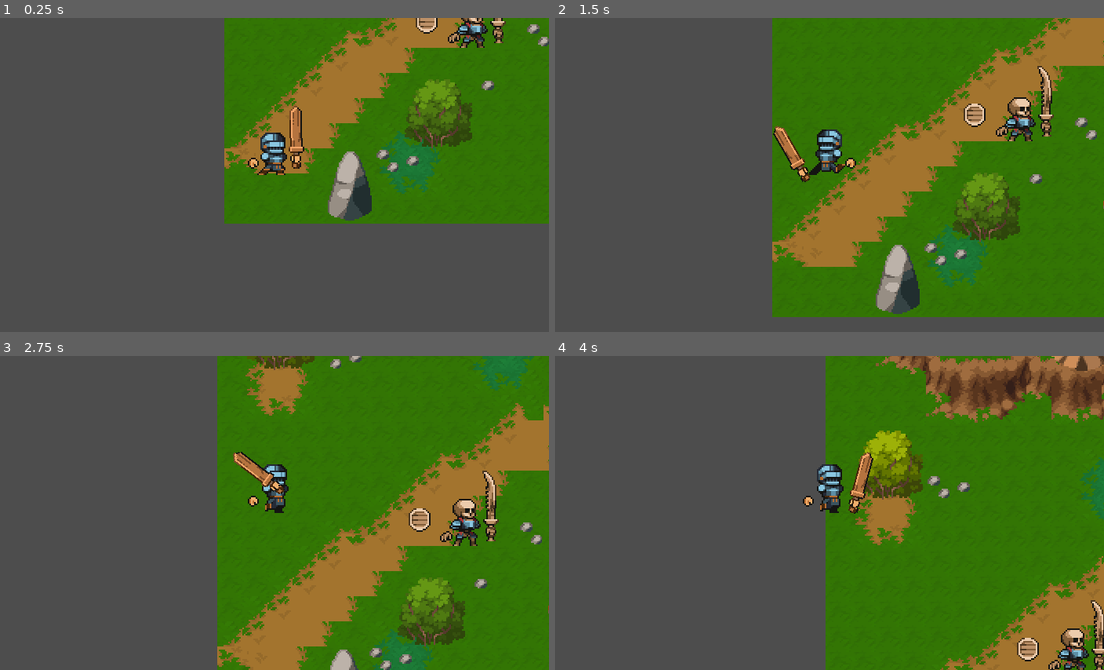
Above: before the commit, frames 1-4 (two rows, left to right).
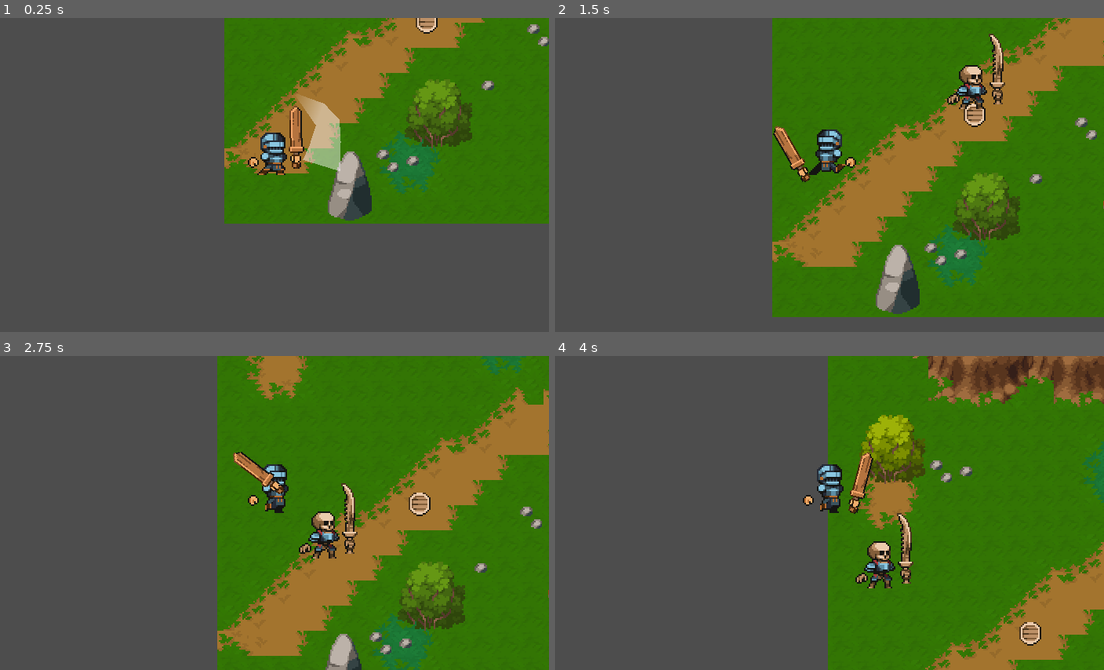
Above: after the commit, the same moments.

Repository: victordev018/Turning-Back-the-Pain
Game: Godot game, scene res://scenes/world_1.tscn
Two runs of this game, one before a commit and one after it. Both use one fixed random seed, a clock stepped at 60 frames per second and the inputs below.
Inputs (mouse positions are in pixels of both pictures, inside the frame that each line leads up to):
- Up to frame 1 (0.25 s): no input
- Up to frame 2 (1.5 s): tap Enter (ui_accept) at 0.5, 0.77 s; move the mouse to (950, 159) at 0.52 s; hold W (move_up) 0.53-1.28 s; click (950, 159) at 0.6 s; move the mouse to (719, 190) at 1.27 s; hold S (move_down) from 1.28 s (still down); tap D (move_rigth) at 1.35 s
- Up to frame 3 (2.75 s): tap Enter (ui_accept) at 1.52 s; move the mouse to (329, 443) at 2.02 s; release S (move_down) at 2.03 s; hold W (move_up) from 2.03 s (still down); right-click (329, 443) at 2.1 s
- Up to frame 4 (4 s): move the mouse to (802, 575) at 2.77 s; click (802, 575) at 2.85 s; tap Enter (ui_accept) at 3.02, 3.77 s; move the mouse to (994, 560) at 3.52 s; release W (move_up) at 3.53 s; hold A (move_left) from 3.53 s (still down); tap D (move_rigth) at 3.6 s

The runs differ from the first frame. In frame 1, 1.7% of the frame differs, in the area x 45-93%, y 0-49%; in frame 2, 2.0%; in frame 3, 13%, in the area x 39-100%, y 0-100%; in frame 4, 12%.

Commit message:
feat: added player knockback and little hand movement

Diff:
--- a/scenes/enemy_skeletonBACKUP.tscn
+++ b/scenes/enemy_skeletonBACKUP.tscn
@@ -7,8 +7,14 @@
 [ext_resource type="Texture2D" uid="uid://c5a7557p1obab" path="res://assets/Pixel Crawler - FREE - 1.8/Weapons/Hands/Hands.png" id="5_ufisd"]
 [ext_resource type="Texture2D" uid="uid://dnuh87e38267n" path="res://assets/Pixel Crawler - FREE - 1.8/Weapons/Bone/Bone.png" id="6_gqh6e"]
 
+[sub_resource type="RectangleShape2D" id="RectangleShape2D_nesjv"]
+size = Vector2(27, 41)
+
+[sub_resource type="RectangleShape2D" id="RectangleShape2D_okcwb"]
+size = Vector2(49.6361, 36.3402)
+
 [sub_resource type="RectangleShape2D" id="RectangleShape2D_3jejt"]
-size = Vector2(24, 5)
+size = Vector2(17, 5)
 
 [sub_resource type="AtlasTexture" id="AtlasTexture_16cca"]
 atlas = ExtResource("2_acb0l")
@@ -237,37 +243,17 @@
 "RESET": SubResource("Animation_qspki")
 }
 
-[sub_resource type="RectangleShape2D" id="RectangleShape2D_okcwb"]
-size = Vector2(49.6361, 43.2058)
-
-[node name="EnemySkeleton" type="Node2D"]
-
-[node name="Enemy" type="CharacterBody2D" parent="."]
+[node name="EnemySkeleton" type="CharacterBody2D"]
 collision_layer = 4
-collision_mask = 5
 script = ExtResource("1_fcqdo")
 
-[node name="CollisionShape2D" type="CollisionShape2D" parent="Enemy"]
-position = Vector2(-1, 15)
-shape = SubResource("RectangleShape2D_3jejt")
-
-[node name="SpriteSkeleton" type="AnimatedSprite2D" parent="Enemy"]
-sprite_frames = SubResource("SpriteFrames_4lgad")
-animation = &"Idle"
-autoplay = "Idle"
-frame_progress = 0.260764
-
-[node name="AnimationPlayer" type="AnimationPlayer" parent="Enemy"]
-root_node = NodePath("../..")
-libraries = {
-"": SubResource("AnimationLibrary_xv3we")
-}
-
-[node name="HandSkeleton" type="Sprite2D" parent="Enemy"]
-position = Vector2(-13, 10)
-texture = ExtResource("5_ufisd")
-region_enabled = true
-region_rect = Rect2(2.11565, 35.8301, 11.012, 7.89993)
+[node name="HitBox" type="Area2D" parent="."]
+collision_layer = 4
+
+[node name="Collision" type="CollisionShape2D" parent="HitBox"]
+position = Vector2(-2.5, 0.5)
+shape = SubResource("RectangleShape2D_nesjv")
+debug_color = Color(0.890196, 0, 0.435294, 0.419608)
 
 [node name="SwordNode" type="Node2D" parent="."]
 position = Vector2(0, 7)
@@ -295,15 +281,38 @@
 frame = 7
 
 [node name="CollisionShape2D" type="CollisionShape2D" parent="SwordNode/Area2D"]
-position = Vector2(-2.14726, 11.5932)
+position = Vector2(-1.946, 12.0167)
 rotation = -0.443677
 scale = Vector2(1, 1)
 shape = SubResource("RectangleShape2D_okcwb")
 
 [node name="Polygon2D" type="Polygon2D" parent="SwordNode"]
-modulate = Color(1, 1, 1, 0)
+modulate = Color(1, 1, 1, 0.470588)
 z_index = -1
 position = Vector2(1, 8)
 rotation = 0.0147984
 polygon = PackedVector2Array(17, -49, 37, -42, 47, -32, 48, -18, 48, 1, 24, -6, 28, -15, 32, -28)
 vertex_colors = PackedColorArray(1, 1, 1, 0, 1, 1, 1, 1, 1, 1, 1, 1, 1, 1, 1, 1, 1, 1, 1, 1, 1, 1, 1, 1, 1, 1, 1, 1, 1, 1, 1, 1)
+
+[node name="CollisionShape2D" type="CollisionShape2D" parent="."]
+position = Vector2(-1.5, 15)
+shape = SubResource("RectangleShape2D_3jejt")
+
+[node name="SpriteSkeleton" type="AnimatedSprite2D" parent="."]
+sprite_frames = SubResource("SpriteFrames_4lgad")
+animation = &"Idle"
+autoplay = "Idle"
+frame_progress = 0.260764
+
+[node name="AnimationPlayer" type="AnimationPlayer" parent="."]
+libraries = {
+"": SubResource("AnimationLibrary_xv3we")
+}
+
+[node name="HandSkeleton" type="Sprite2D" parent="."]
+position = Vector2(-13, 10)
+texture = ExtResource("5_ufisd")
+region_enabled = true
+region_rect = Rect2(2.11565, 35.8301, 11.012, 7.89993)
+
+[connection signal="body_entered" from="HitBox" to="." method="_on_hit_box_body_entered"]
--- a/scenes/player.tscn
+++ b/scenes/player.tscn
@@ -408,6 +408,7 @@
 libraries = {
 "": SubResource("AnimationLibrary_xv3we")
 }
+speed_scale = 1.5
 
 [node name="RollSprite" type="Sprite2D" parent="."]
 visible = false
@@ -443,11 +444,10 @@
 [node name="CollisionShape2D" type="CollisionShape2D" parent="SwordNode/Area2D"]
 position = Vector2(-5.93717, 8.58234)
 rotation = -0.443677
-scale = Vector2(1, 1)
 shape = SubResource("RectangleShape2D_abuey")
 
 [node name="Polygon2D" type="Polygon2D" parent="SwordNode"]
-modulate = Color(1, 1, 1, 0)
+modulate = Color(1, 1, 1, 0.470588)
 z_index = -1
 position = Vector2(-6, -4)
 rotation = 0.0147984
--- a/scenes/world_1.tscn
+++ b/scenes/world_1.tscn
@@ -26,4 +26,4 @@
 [node name="UI" parent="." instance=ExtResource("3_q4du6")]
 
 [node name="EnemySkeleton" parent="." instance=ExtResource("6_vdype")]
-position = Vector2(161, 465)
+position = Vector2(199, 388)
--- a/scripts/EnemySkeleton.gd
+++ b/scripts/EnemySkeleton.gd
@@ -1,12 +1,26 @@
+
 extends CharacterBody2D
+@onready var player = null
+@onready var enemy_skeleton = $"."
+const SPEED = 60.0
+const JUMP_VELOCITY = -400.0
+
+func _ready():
+	player = Global.playerNode
 
 
-const SPEED = 300.0
-const JUMP_VELOCITY = -400.0
+func _physics_process(delta):
+	follow_player(delta)
+	move_and_slide()
 
-func _physics_process(delta):
-	# Add the gravity.
+func _on_hit_box_body_entered(body: Player):
+	var _vector = global_position.direction_to(player.global_position);
+	body.knockback(_vector)
+	body.take_damage()
 
-	velocity.x = move_toward(velocity.x, 0, SPEED)
-
-	move_and_slide()
+## Atualiza a velocidade de acordo com a direção do player
+func follow_player(delta):
+	#global_position = lerp(enemy_skeleton.global_position, player.global_position, 2)
+	# TODO: Checar se existe a instancia do player, antes de tentar mover até ele.
+	var _vector = global_position.direction_to(player.global_position);
+	velocity = _vector * SPEED
--- a/scripts/Global.gd
+++ b/scripts/Global.gd
@@ -2,3 +2,4 @@
 
 var levelNode = null
 var uiNode = null
+var playerNode = null
--- a/scripts/player.gd
+++ b/scripts/player.gd
@@ -1,4 +1,5 @@
 extends CharacterBody2D
+class_name Player
 
 @onready var animation = $Animation
 ## Movimentação do Player
@@ -15,8 +16,12 @@
 var facing : int = 1
 var mpos: Vector2 = Vector2.ZERO
 var playerLife = 3
+var knockbackVector = Vector2.ZERO;
+
+@onready var otherHand = get_node("Animation/Hand");
 
 func _ready():
+	Global.playerNode = self
 	set_process(true)
 
 ## Ajustar direção para onde o Player está olhando.
@@ -52,18 +57,23 @@
 	state_machine()
 
 func _move() -> void:
+	var _sp = knockbackVector.length() * 0.80;
+	knockbackVector = knockbackVector.move_toward(Vector2.ZERO, _sp)
+
 	if !rolling:
 		_direction = Vector2(
 			Input.get_axis("move_left", "move_rigth"),
 			Input.get_axis("move_up", "move_down")
 		)
-	if _direction != Vector2.ZERO:
+
+	if _direction != Vector2.ZERO or knockbackVector.length() <= 0:
 		velocity.x = lerp(velocity.x, _direction.normalized().x * _move_speed, _acceleration)
 		velocity.y = lerp(velocity.y, _direction.normalized().y * _move_speed, _acceleration)
 		return
 
 	velocity.x = lerp(velocity.x, _direction.normalized().x * _move_speed, _friction)
 	velocity.y = lerp(velocity.y, _direction.normalized().y * _move_speed, _friction)
+	velocity += knockbackVector
 
 func _process(delta):
 	mpos = get_global_mouse_position();
@@ -80,6 +90,13 @@
 		var _rollAnimation = "RollRight" if facing > 0 else "RollLeft"
 		$AnimationPlayer.play(_rollAnimation)
 
+	# Mexer a mãozinha avulsa
+	var _ang = Time.get_ticks_msec() / 200.0
+	otherHand.position.y = 7 + sin(_ang) * 1.25;
+
+	if playerLife <= 0:
+		queue_free()
+
 func state_machine():
 	var state = "Idle"
 	if velocity.length() > 0:
@@ -90,17 +107,10 @@
 func _on_roll_recovery_timer_timeout():
 	canRoll = true
 
-
-func knockback():
-	var vectorKnockback = _direction
-	if vectorKnockback.x > 0 and vectorKnockback.y > 0:
-		velocity = -vectorKnockback * _move_speed
-	print("Ainnn")
+func knockback(_knockbackDirection):
+	print("Bom dia")
+	knockbackVector = _knockbackDirection * _move_speed * 50;
 
 func take_damage():
+	print("Boa tarde")
 	playerLife -= 1
-
-func _on_area_2d_body_entered(body):
-	print("Bom dia")
-	take_damage()
-	knockback()
Not shown: 1 places in scenes/enemy_skeletonBACKUP.tscn that only renumber resources
